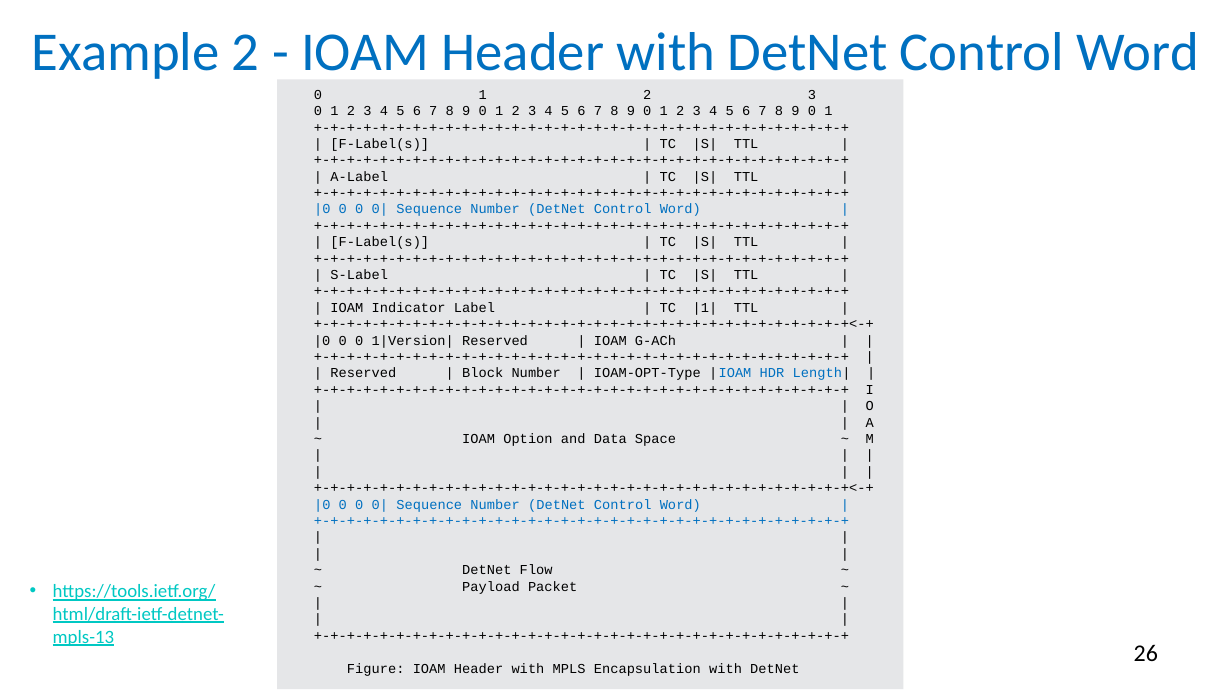
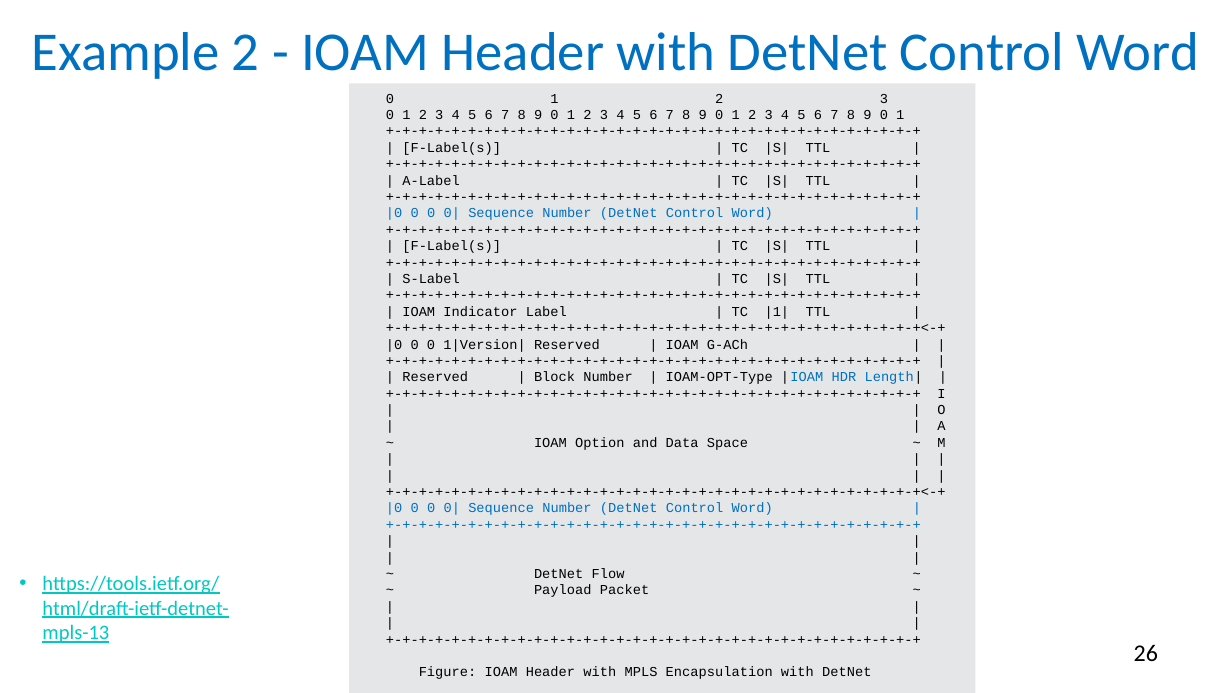
Before and after one commit to rakgandhi/ietf-slides, a slide deck: slide 26 of draft-gandhi-mpls-ioam-sr-05.pptx. Drawn at 1232x693 pixels with LibreOffice and Linux fonts; fonts in the diff are those of the drawing. Boxes give left, top, right and bottom in pixels: in the first picture for what was removed or moved away, otherwise in the second. Text is boxed around its words. In the diff, an @@ line names an element or a change of style, - is before the commit and + after.

```diff
--- a/draft-gandhi-mpls-ioam-sr-05.pptx
+++ b/draft-gandhi-mpls-ioam-sr-05.pptx
@@ rectangle "0 1 2 3": place and size @@
-rectangle "0 1 2 3" at box(277, 80, 903, 690)
+rectangle "0 1 2 3" at box(349, 84, 975, 693)
@@ text "https://tools.ietf.org/html/draft-ietf-detnet-mpls-13": place and size @@
-text "https://tools.ietf.org/html/draft-ietf-detnet-mpls-13" at box(53, 584, 224, 646)
+text "https://tools.ietf.org/html/draft-ietf-detnet-mpls-13" at box(42, 575, 228, 643)
@@ text "https://tools.ietf.org/html/draft-ietf-detnet-mpls-13" at box(42, 575, 228, 643): size 11 to 12 pt @@
```
Also in this commit, not shown: 5 other slides changed, 1 other file.
